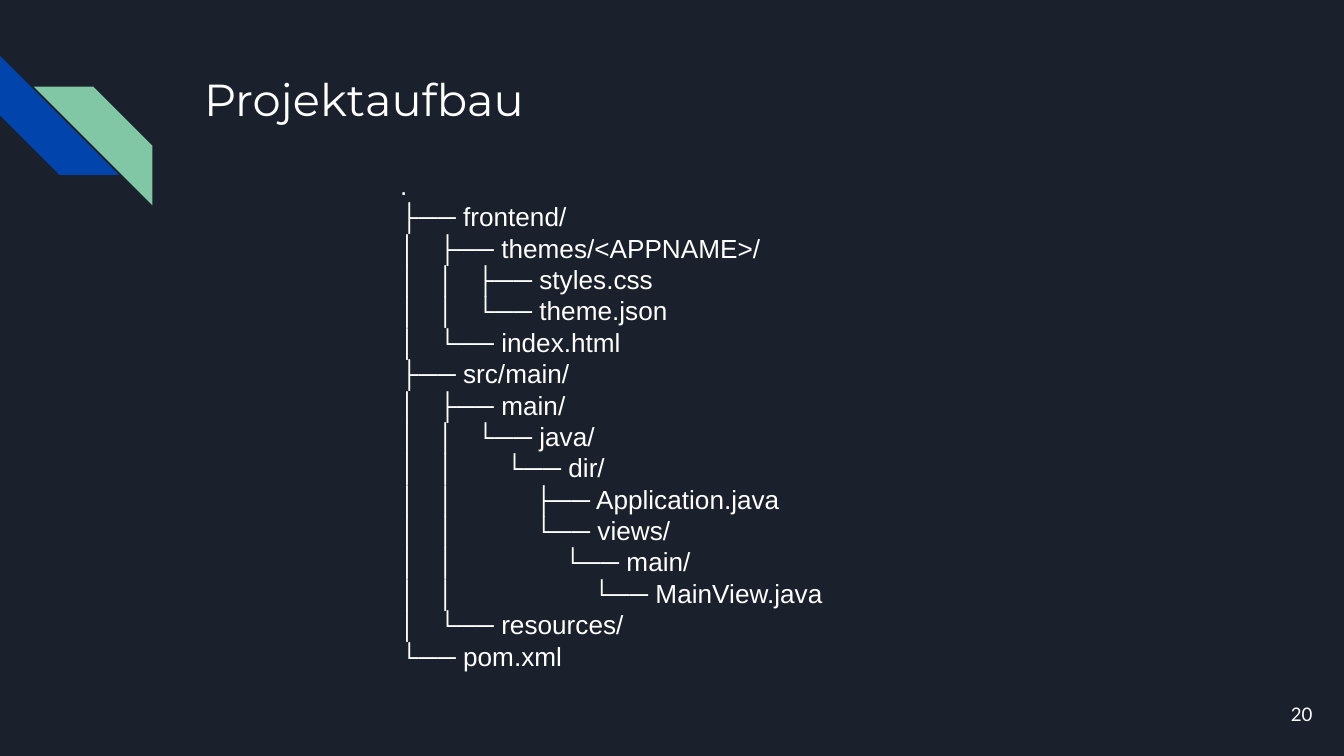
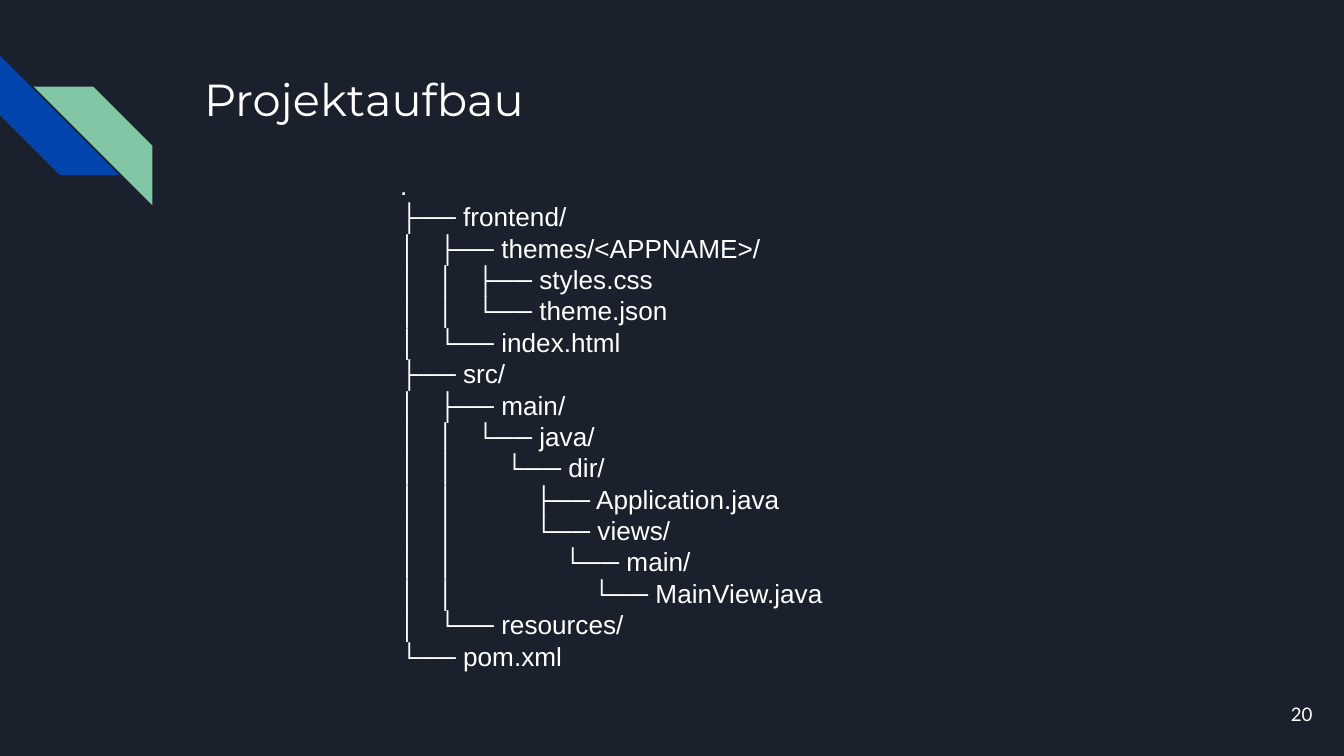
Before and after one commit to Raboro/dhbwka-software-engineering-vaadin, a slide deck: slide 20 of Vaadin.pptx. Drawn at 1344x756 pixels with LibreOffice and Linux fonts; fonts in the diff are those of the drawing. Boxes give left, top, right and bottom in pixels: in the first picture for what was removed or moved away, otherwise in the second. Text is boxed around its words. In the diff, an @@ line names an element or a change of style, - is before the commit and + after.

```diff
--- a/Vaadin.pptx
+++ b/Vaadin.pptx
@@ text at bbox=[463, 364, 505, 384]: text changed @@
-├── src/main/
+├── src/
```
Also in this commit, not shown: 1 other slide changed, 1 other file.
